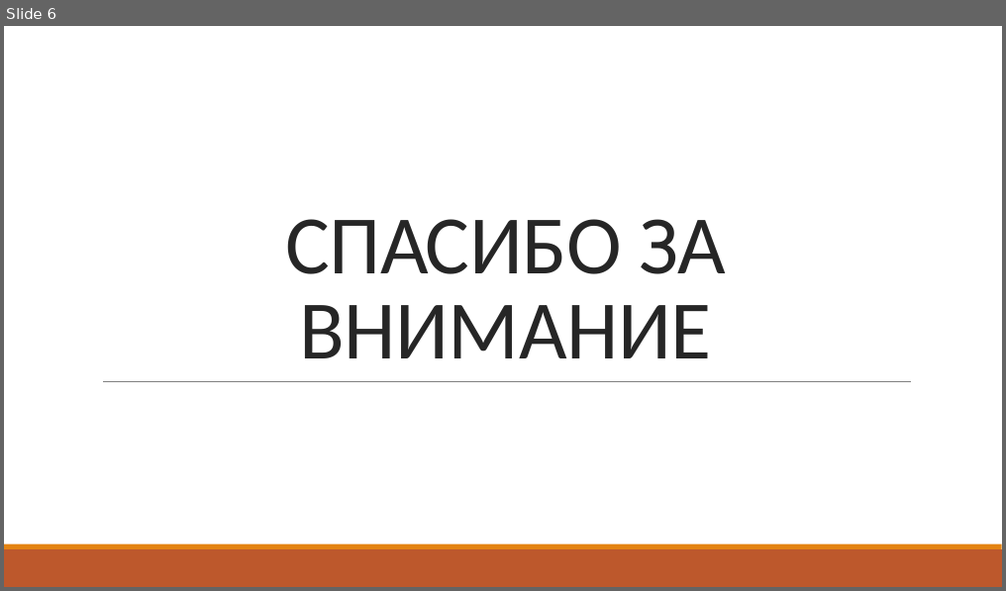
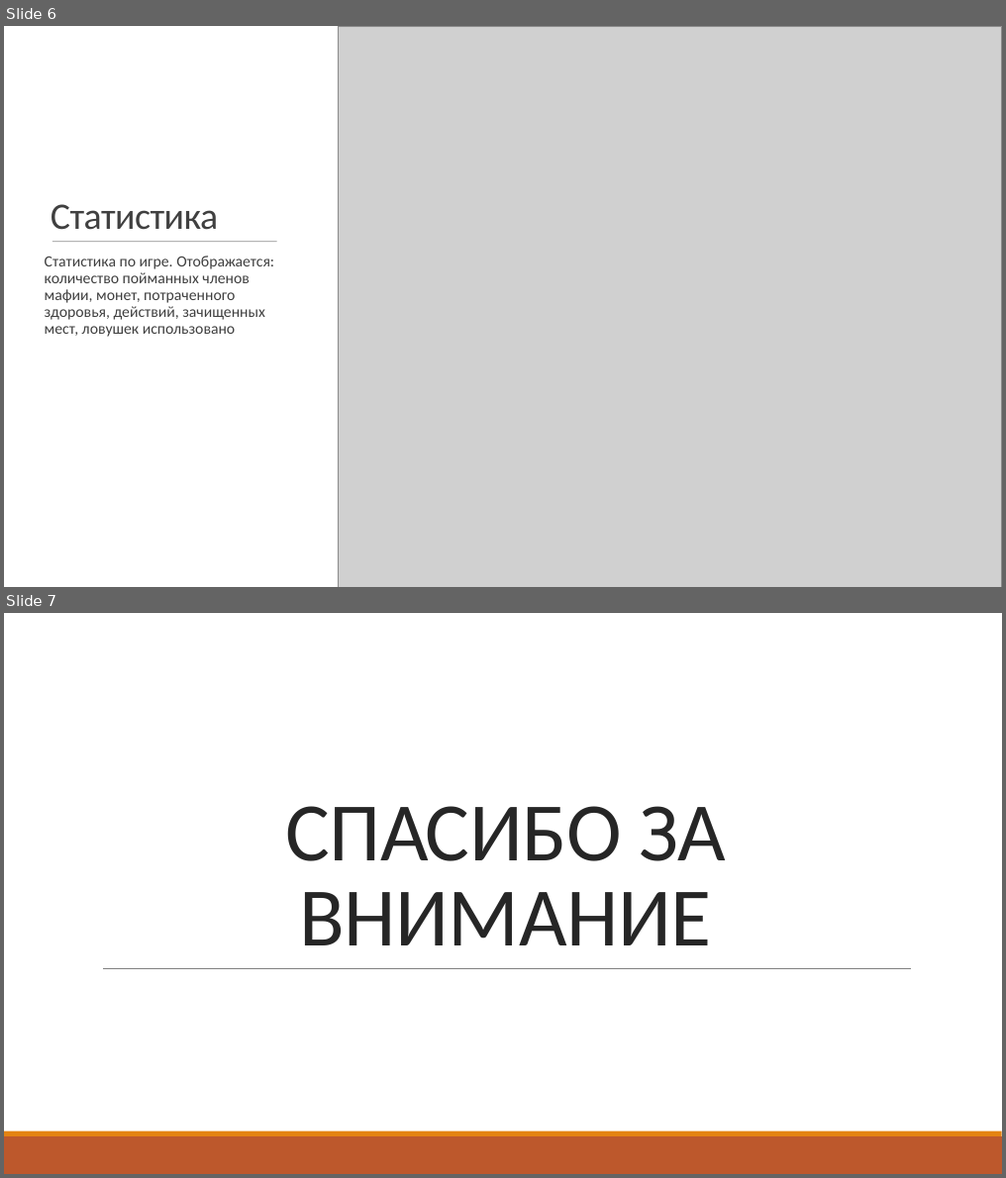
Before and after one commit to andreyvydra/trap_them, a slide deck: documentation/Trap them.pptx. Shown one above the other, each under a label of ours: slide 6 before the commit, slides 6 and 7 after it. The pictures are 1006x591 and 1006x1178 pixels, drawn with LibreOffice and Linux fonts; fonts in the diff are those of the drawing; grey boxes stand for pictures. Boxes give left, top, right and bottom in pixels: in the first picture for what was removed or moved away, otherwise in the second. Text is boxed around its words. In the diff, an @@ line names an element or a change of style, - is before the commit and + after.

```diff
--- a/documentation/Trap them.pptx
+++ b/documentation/Trap them.pptx
@@ slide 6 added at bbox=[4, 26, 1002, 587], background #FFFFFF; not listed: 2 template elements that a slide beside it also shows @@
@@ rectangle added at bbox=[4, 26, 1002, 587], fill #FFFFFF @@
@@ picture added at bbox=[338, 26, 1002, 587] @@
@@ title added at bbox=[51, 204, 218, 230], 36 pt, text #404040 @@
+Статистика
@@ text added at bbox=[45, 256, 274, 337], 15 pt, text #404040 @@
+Статистика по игре. Отображается: количество пойманных членов мафии, монет, потраченного здоровья, действий, зачищенных мест, ловушек использовано
@@ line added from (53, 242) to (277, 242), #808080 0.5 pt @@
@@ what was slide 6 is now slide 7 @@
```
Also in this commit, not shown: 5 slides changed.
